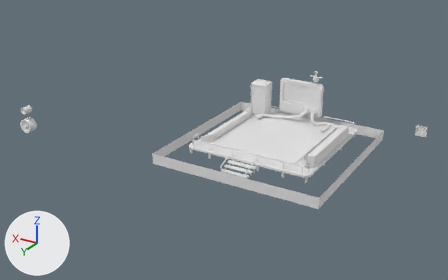
Before and after pictures for a commit that changed the Blender file blender/resonANCE.blend.
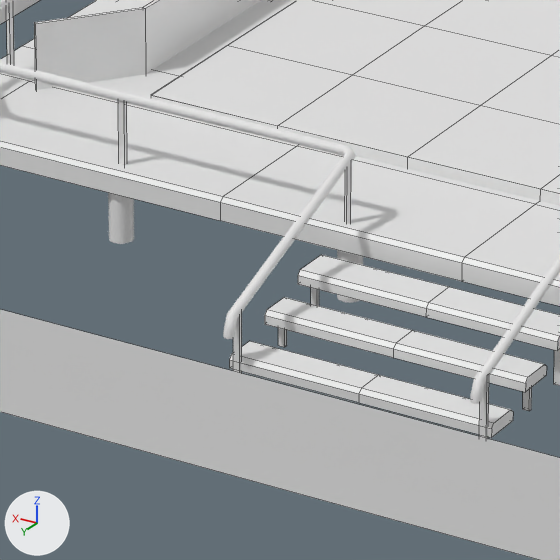
The first picture shows the older version from a camera (50 mm lens) standing at (-63.0, 80.1, 47.0) and looking at (-8.3, -11.0, 1.4). The close-ups show the older and then the newer version on the part from 44% to 57% of the width and 48% to 68% of the height of that picture. Only the edits that show in the close-ups are written down. Every picture has the same lights, and +X, +Y and +Z are marked at lower left. The close-ups show mesh edges as thin lines. Materials are left out; every surface is plain grey.

The first close-up shows 'Cube.008', 'Floor', 'front_railing', 'glass', 'squares1', 'squares2', 'squaresborder', 'supports'.
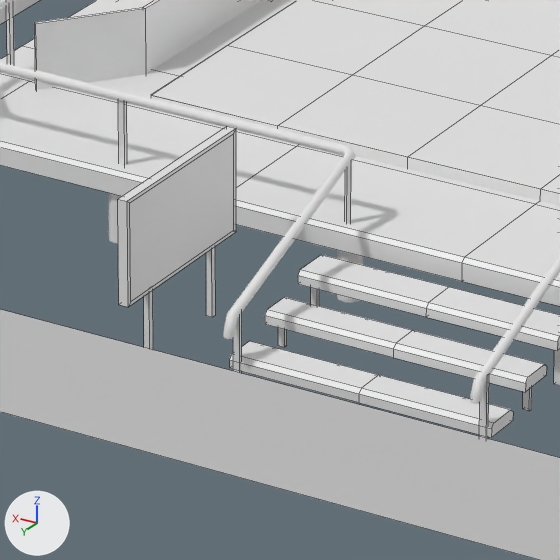
Location of each change, (x1, y1, x2, y2) in pixels of the close-ups (560 x 560 px):
'sign', added
    after: (118, 126, 236, 350)

The change, as a diff of the scene's bpy script:
```diff
--- a/blender/resonANCE.blend.py
+++ b/blender/resonANCE.blend.py
@@ me_cube_026 @@
+me_cube_026.from_pydata(...)  # 28 vertices, 22 faces; spans x -0.1..0.1, y -1.8..1.8, z -2.37..1.0
@@ ob_sign @@
+ob_sign = bpy.data.objects.new('sign', me_cube_026)
+ob_sign.parent = ob_origin
+ob_sign.matrix_parent_inverse = Matrix(((1.0, 0.0, 0.0, 16.0), (0.0, 1.0, 0.0, 16.0), (0.0, 0.0, 1.0, 0.0), (0.0, 0.0, 0.0, 1.0)))
+ob_sign.location = (-11.91, -2.159, 2.487)
```
